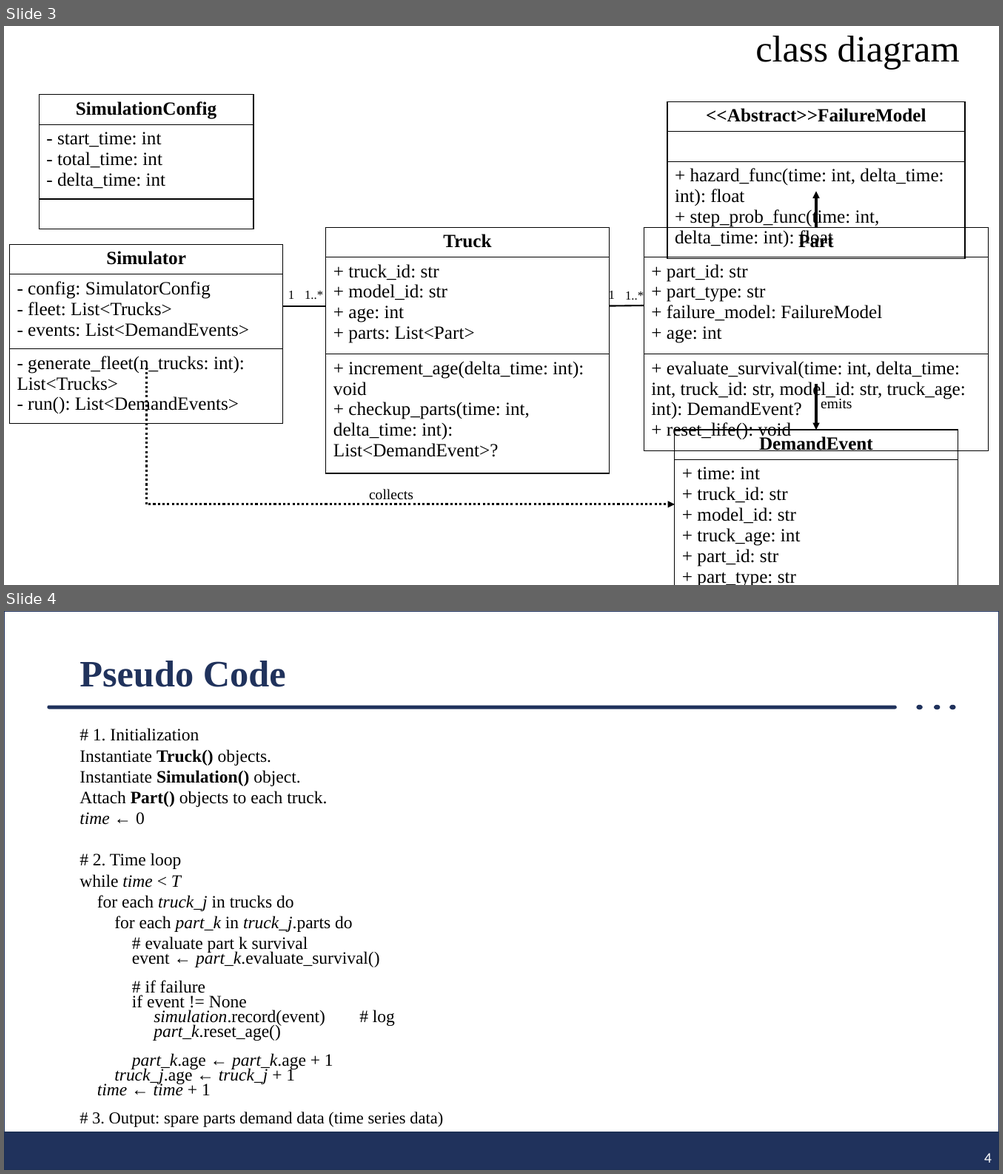
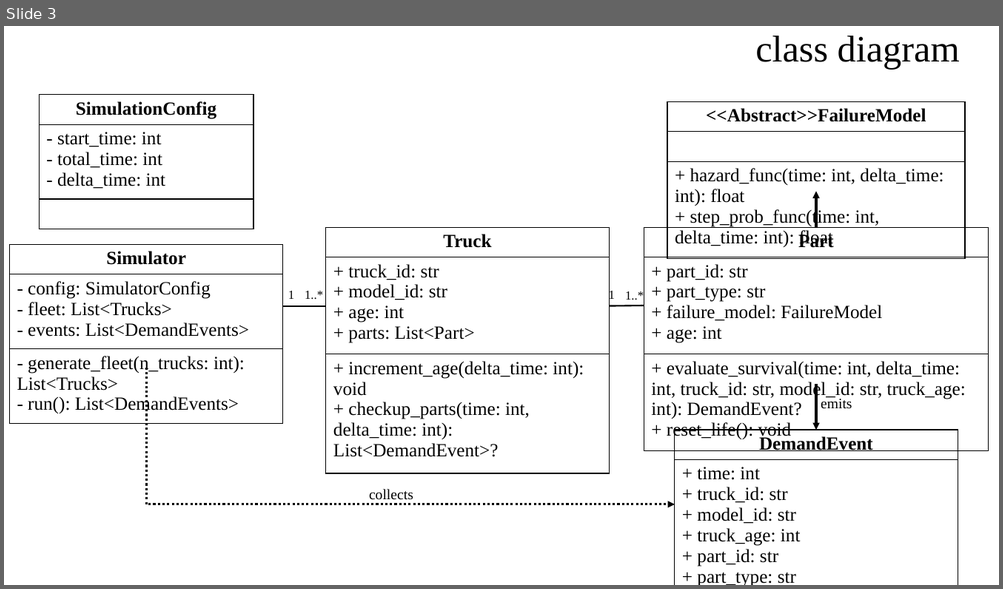
Before and after one commit to caisr-hh/TruckParts-Demand-Inventory-Simulator, a slide deck: documents/Simulator_Idea_20251005.pptx. Shown one above the other, each under a label of ours: slides 3 and 4 before the commit, slide 3 after it. The pictures are 1003x1174 and 1003x589 pixels, drawn with LibreOffice and Linux fonts; fonts in the diff are those of the drawing. Boxes give left, top, right and bottom in pixels: in the first picture for what was removed or moved away, otherwise in the second. Text is boxed around its words. In the diff, an @@ line names an element or a change of style, - is before the commit and + after.

```diff
--- a/documents/Simulator_Idea_20251005.pptx
+++ b/documents/Simulator_Idea_20251005.pptx
@@ slide 4 removed at (4,611,999,1170), background #FFFFFF @@
@@ rectangle removed at (4,611,999,1170) @@
@@ title removed at (79,661,286,687) @@
-Pseudo Code
@@ rounded rectangle removed at (47,706,896,709) @@
@@ ellipse removed at (916,706,922,709) @@
@@ ellipse removed at (934,706,939,709) @@
@@ ellipse removed at (950,706,956,709) @@
@@ text removed at (79,728,443,1128) @@
-# 1. Initialization
-Instantiate Truck() objects.
-Instantiate Simulation() object.
-Attach Part() objects to each truck.
-time ← 0
-# 2. Time loop
-while time < T
-for each truck_j in trucks do
-for each part_k in truck_j.parts do
-# evaluate part k survival
-event ← part_k.evaluate_survival()
-# if failure
-if event != None
-simulation.record(event) # log
-part_k.reset_age()
-part_k.age ← part_k.age + 1
-truck_j.age ← truck_j + 1
-time ← time + 1
-# 3. Output: spare parts demand data (time series data)
@@ rectangle removed at (4,1133,999,1170) @@
@@ page number removed at (984,1153,991,1163) @@
-4
```
Also in this commit, not shown: 2 slides changed, 2 other files.
